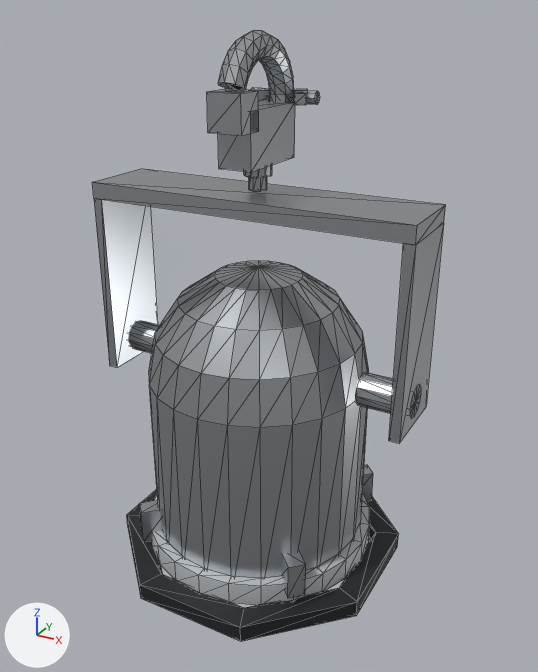
One commit to the glTF model assets/models/lamps/par-64-short-nose-silver.glb: the scene before it, then after it.
Both versions are drawn from a 50 mm camera at (0.309, -0.543, 0.102) aimed at (0.01, 0.0, -0.17). The axes (+X, +Y, +Z) are drawn at lower left. The lights are the same throughout. The first picture is the older version. Mesh edges are drawn as thin lines. Where no turn or scale is listed for an object, it has been applied to the vertices. Vertices at exactly the same position are counted once.

Names of what the first picture shows: 'colour-frame-runner', 'hanging-frame', 'lens-ring', 'par-can', 'spring-clips', 'truss-coupler' and 1 more.
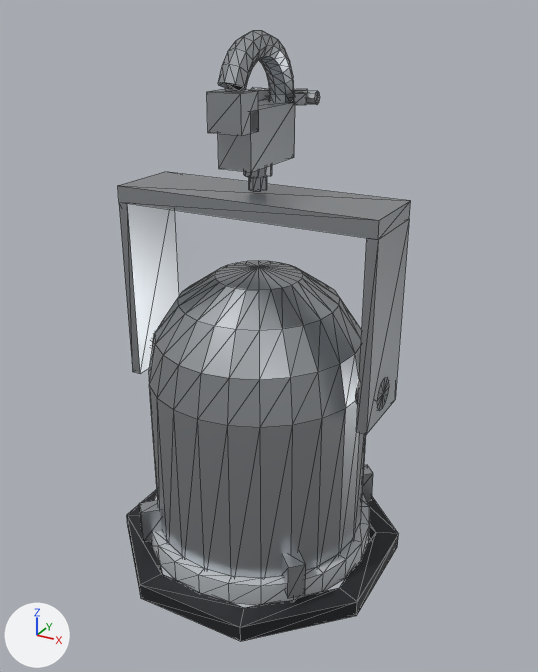
Pixel boxes (x1, y1, x2, y2) of what changed, in the pictures (538 x 672 px; the box of a moved part takes in the faces that stretch with it):
'hanging-frame', reshaped (17% narrower)
    before: (92, 169, 446, 444)
    after: (118, 172, 411, 435)
part 1 of me_hanging_frame, moved or reshaped
    before: (92, 169, 446, 444)
    after: (118, 172, 411, 435)
part 2 of me_hanging_frame, moved or reshaped (mostly hidden afterwards)
    before: (128, 321, 160, 353)
    after: (152, 330, 157, 348)
part 3 of me_hanging_frame, moved or reshaped
    before: (355, 372, 421, 419)
    after: (355, 377, 389, 410)

The change, as a list of edits to the scene's bpy script:
```text
Change me_hanging_frame:
    used by ob_hanging_frame; location = (0.0, 0.0, 0.0)
    remove me_hanging_frame.from_pydata(...)  # 72 vertices, 132 faces; spans x -0.151..0.151, y -0.035..0.035, z -0.222..-0.04
    add me_hanging_frame.from_pydata(...)  # 72 vertices, 132 faces; spans x -0.122..0.122, y -0.035..0.035, z -0.222..-0.04
    me_hanging_frame part 1: the loose piece of 20 vertices spanning x -0.151..0.151, y -0.035..0.035, z -0.222..-0.04 is scaled about its middle by (0.805, 1, 1)
    me_hanging_frame part 2: all 13 vertices in x -0.151, y -0.015..0.015, z -0.215..-0.185 are moved by (0.029, 0.0, 0.0)
    me_hanging_frame part 3: all 13 vertices in x 0.151, y -0.015..0.015, z -0.215..-0.185 are moved by (-0.029, 0.0, 0.0)
```
